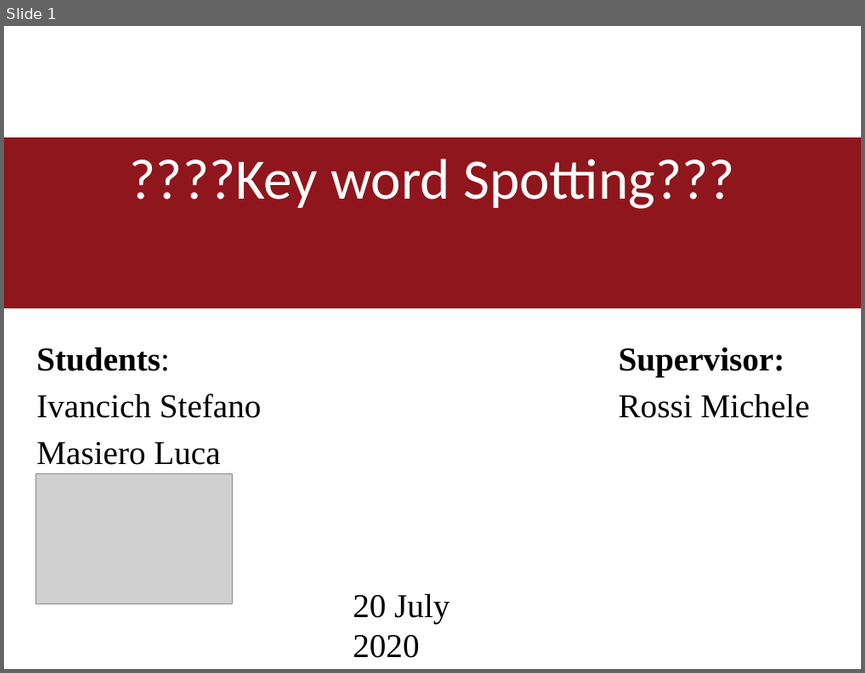
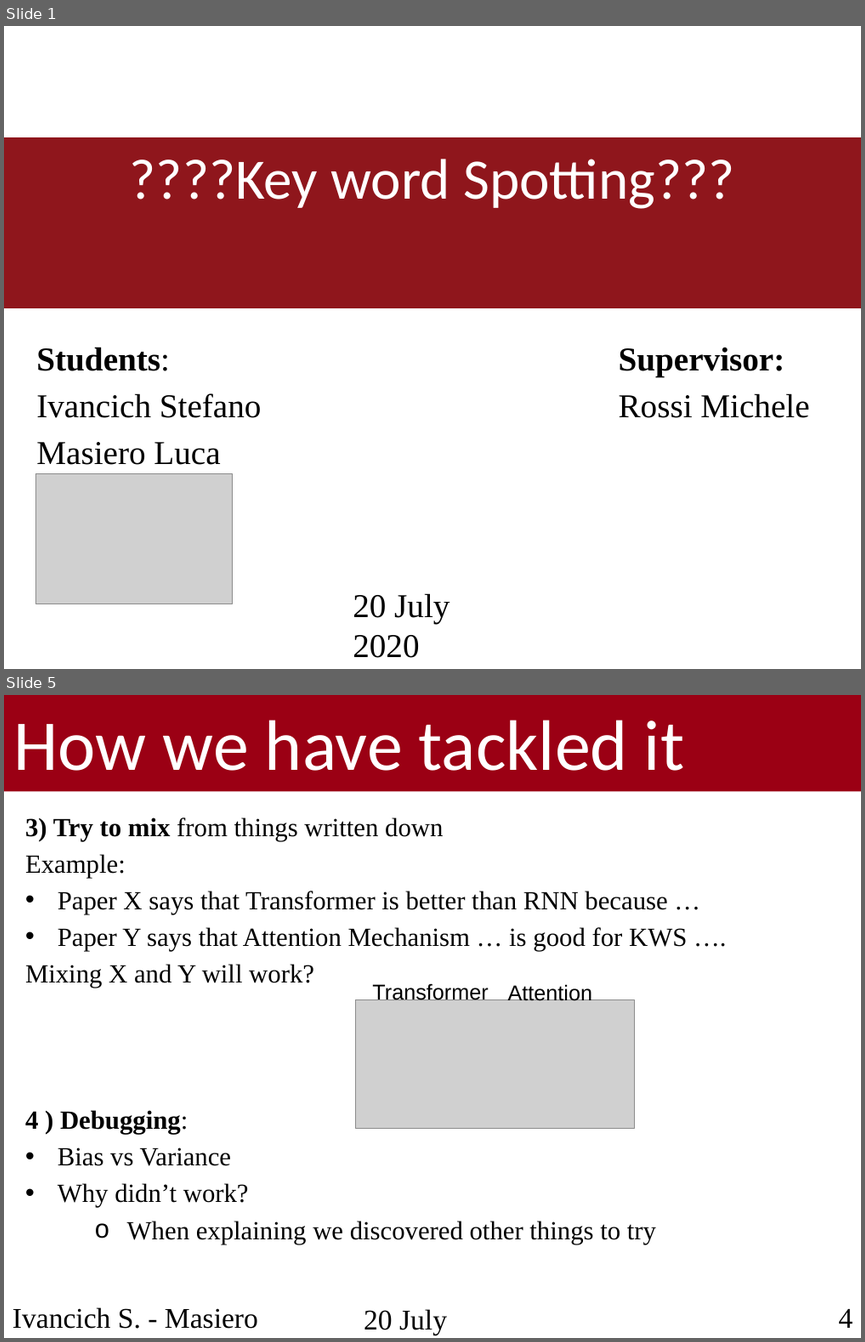
Before and after one commit to ivaste/KeyWordSpotting, a slide deck: Presentation/Presentation.pptx. Shown one above the other, each under a label of ours: slide 1 before the commit, slides 1 and 5 after it; the slides between them are not shown. The pictures are 865x673 and 865x1342 pixels, drawn with LibreOffice and Linux fonts; fonts in the diff are those of the drawing; grey boxes stand for pictures; background and template pictures are left out. Boxes give left, top, right and bottom in pixels: in the first picture for what was removed or moved away, otherwise in the second. Text is boxed around its words. In the diff, an @@ line names an element or a change of style, - is before the commit and + after.

```diff
--- a/Presentation/Presentation.pptx
+++ b/Presentation/Presentation.pptx
@@ slide 5 added at (4, 695, 861, 1338), background #FFFFFF @@
@@ rectangle added at (4, 695, 861, 792), fill #9B0014 @@
@@ text added at (14, 720, 684, 771), 60 pt, text #FFFFFF @@
+How we have tackled it
@@ text added at (25, 817, 687, 1244), 22 pt, text #000000 @@
+3) Try to mix from things written down
+Example:
+• Paper X says that Transformer is better than RNN because …
+• Paper Y says that Attention Mechanism … is good for KWS ….
+Mixing X and Y will work?
+4 ) Debugging:
+• Bias vs Variance
+• Why didn’t work?
+  o When explaining we discovered other things to try
@@ picture added at (355, 1000, 635, 1128) @@
@@ text added at (372, 984, 488, 1000), 18 pt, text #000000 @@
+Transformer
@@ text added at (508, 985, 592, 1001), 18 pt, text #000000 @@
+Attention
@@ text added at (12, 1307, 258, 1328), 24 pt, text #000000 @@
+Ivancich S. - Masiero L.
@@ text added at (364, 1309, 447, 1334), 24 pt, text #000000 @@
+20 July 2020
@@ text added at (839, 1309, 853, 1327), 24 pt, text #000000 @@
+4
```
Also in this commit, not shown: 2 slides changed, 3 other slides added, 3 slides removed.
